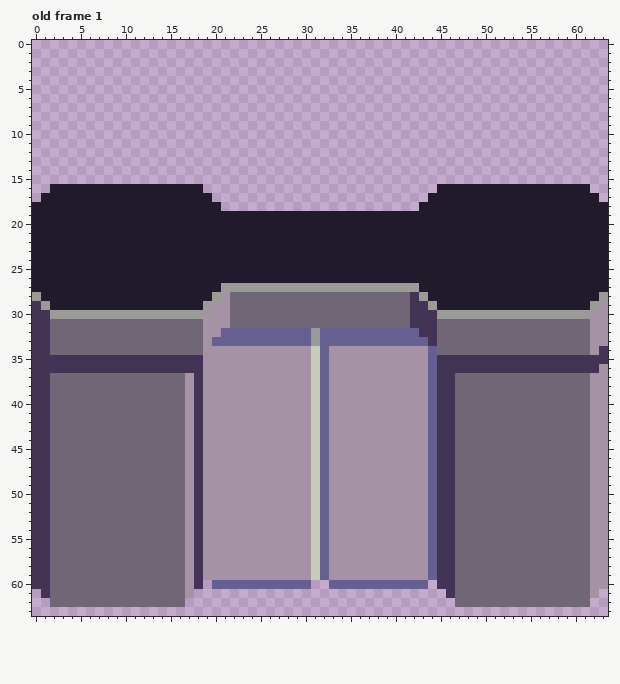
A pixel-art file gets an edit: assets/dustership_door/dustership_door.aseprite. That is the earlier state.
64x64 pixels, 1 frame. Shown: old frame 1. The commit also changed other frames, which this record leaves out.
After the commit:
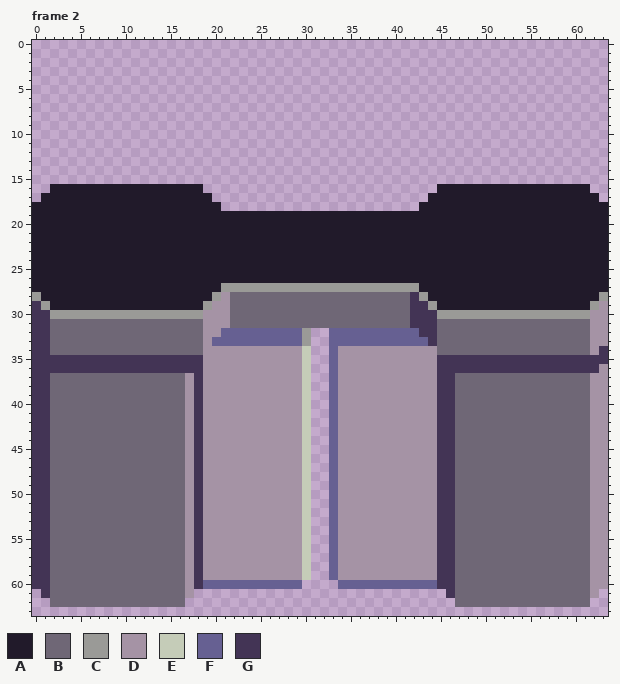
Palette (. is transparent): A #211a2a  B #6f6776  C #9a9a97  D #a593a5  E #c5ccb8  F #666092  G #433455
A new or re-ordered frame is compared with the old frame closest to it.
Diff:
frames 1 -> 14
layer "door" added
Frame 2 is new; against old frame 1, layers "Layer 4", "door":
y 32..33: x 30..32 FCF -> C..
y 34..59: x 30..33 DEFD -> E..F; x 44 F -> D
y 60: x 19 . -> F; x 30 F -> .; x 33 F -> .; x 44 . -> F
Boxes around the changes in both pictures, in picture pixels (x1, y1, x2, y2):
changed: (302, 328, 338, 589)
changed: (428, 346, 437, 589)
added: (203, 580, 212, 589)
